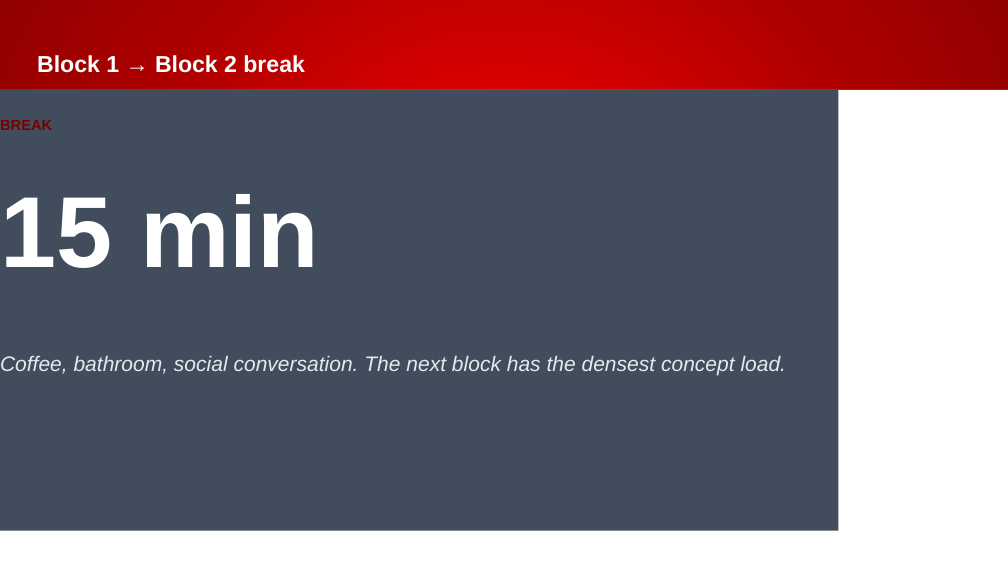
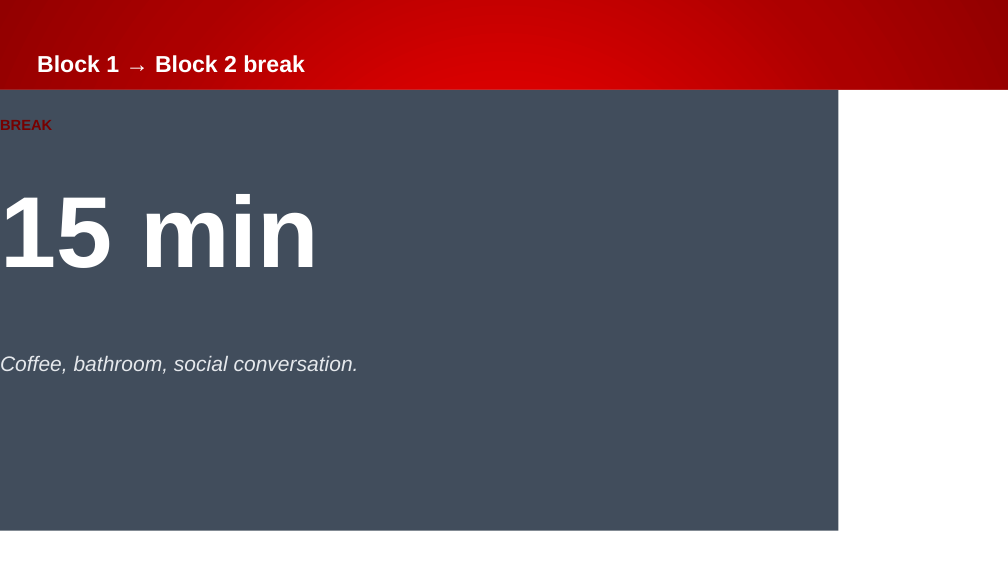
Before and after one commit to Beckhoff-USA-Community/Procedural_To_SOLID, a slide deck: slide 30 of presentation/NEM2026_workshop.pptx. Drawn at 1008x567 pixels with LibreOffice and Linux fonts; fonts in the diff are those of the drawing; background and template pictures are left out. Boxes give left, top, right and bottom in pixels: in the first picture for what was removed or moved away, otherwise in the second. Text is boxed around its words. In the diff, an @@ line names an element or a change of style, - is before the commit and + after.

```diff
--- a/presentation/NEM2026_workshop.pptx
+++ b/presentation/NEM2026_workshop.pptx
@@ text at bbox=[0, 356, 359, 374]: text changed @@
-Coffee, bathroom, social conversation. The next block has the densest concept load.
+Coffee, bathroom, social conversation.
```
Also in this commit, not shown: 14 other slides changed, 3 slides added.
